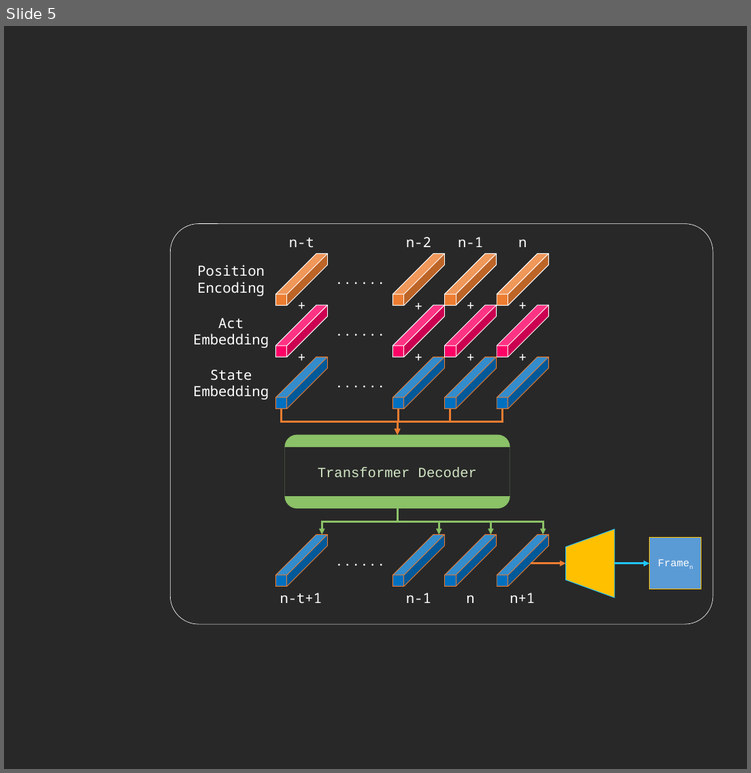
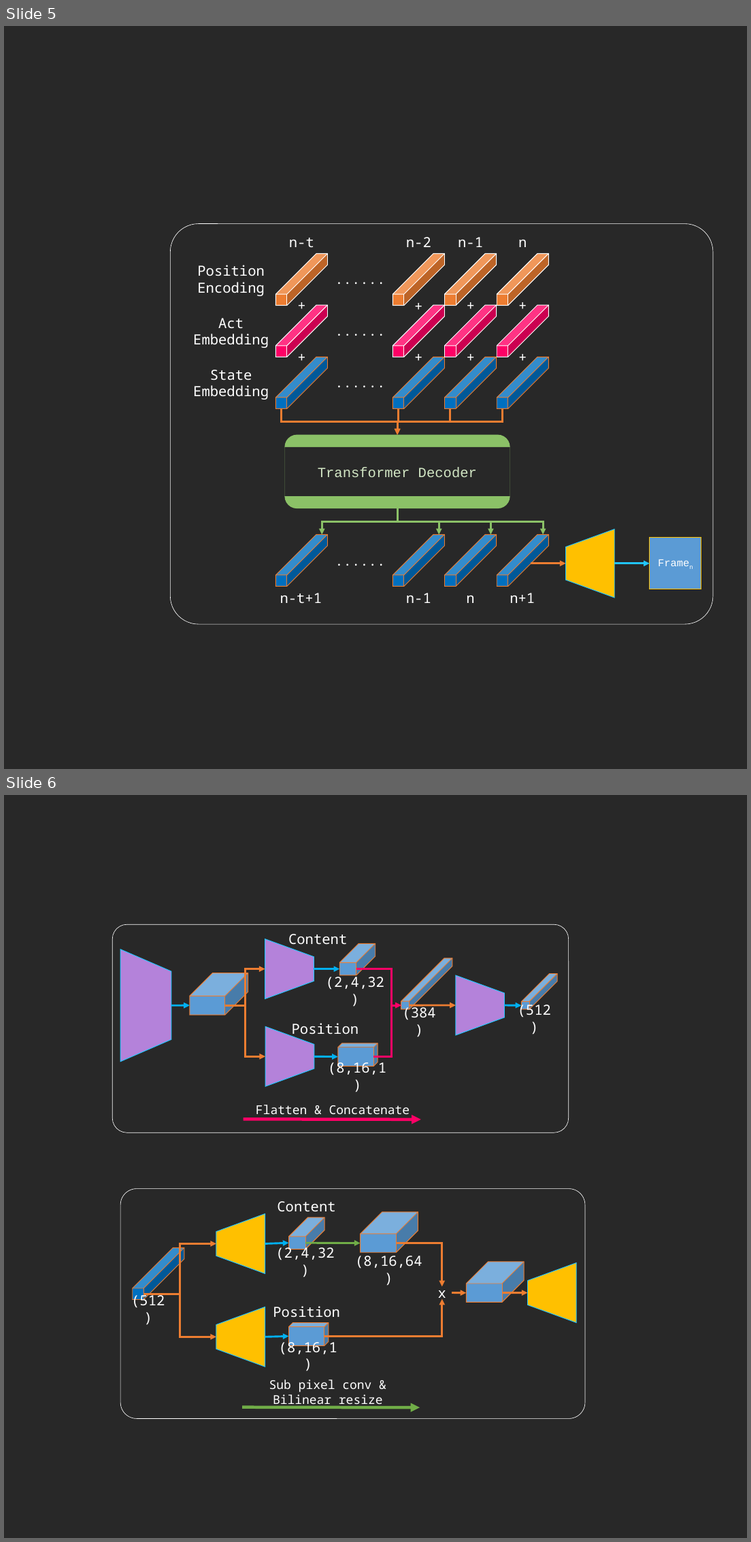
Before and after one commit to toonnyy8/ncku, a slide deck: dl2020/final/img.pptx. Shown one above the other, each under a label of ours: slide 5 before the commit, slides 5 and 6 after it. The pictures are 751x773 and 751x1542 pixels, drawn with LibreOffice and Linux fonts; fonts in the diff are those of the drawing. Boxes give left, top, right and bottom in pixels: in the first picture for what was removed or moved away, otherwise in the second. Text is boxed around its words. In the diff, an @@ line names an element or a change of style, - is before the commit and + after.

```diff
--- a/dl2020/final/img.pptx
+++ b/dl2020/final/img.pptx
@@ slide 6 added at box(4, 795, 747, 1538), background #282828 @@
@@ group added at box(112, 924, 568, 1132): 7 texts, 6 arrows, 5 cubes, 4 trapezoids, 4 elbow arrows, 1 rounded rectangle @@
+(8,16,1)
+(2,4,32)
+(384)
+(512)
+Flatten & Concatenate
+Content
+Position
@@ group added at box(120, 1189, 585, 1419): 8 texts, 6 arrows, 5 cubes, 4 elbow arrows, 3 trapezoids, 1 rounded rectangle @@
+(8,16,1)
+(2,4,32)
+(8,16,64)
+(512)
+x
+Sub pixel conv & Bilinear resize
+Content
+Position
```
Also in this commit, not shown: 1 slide changed, 1 other slide added, 6 other files.
